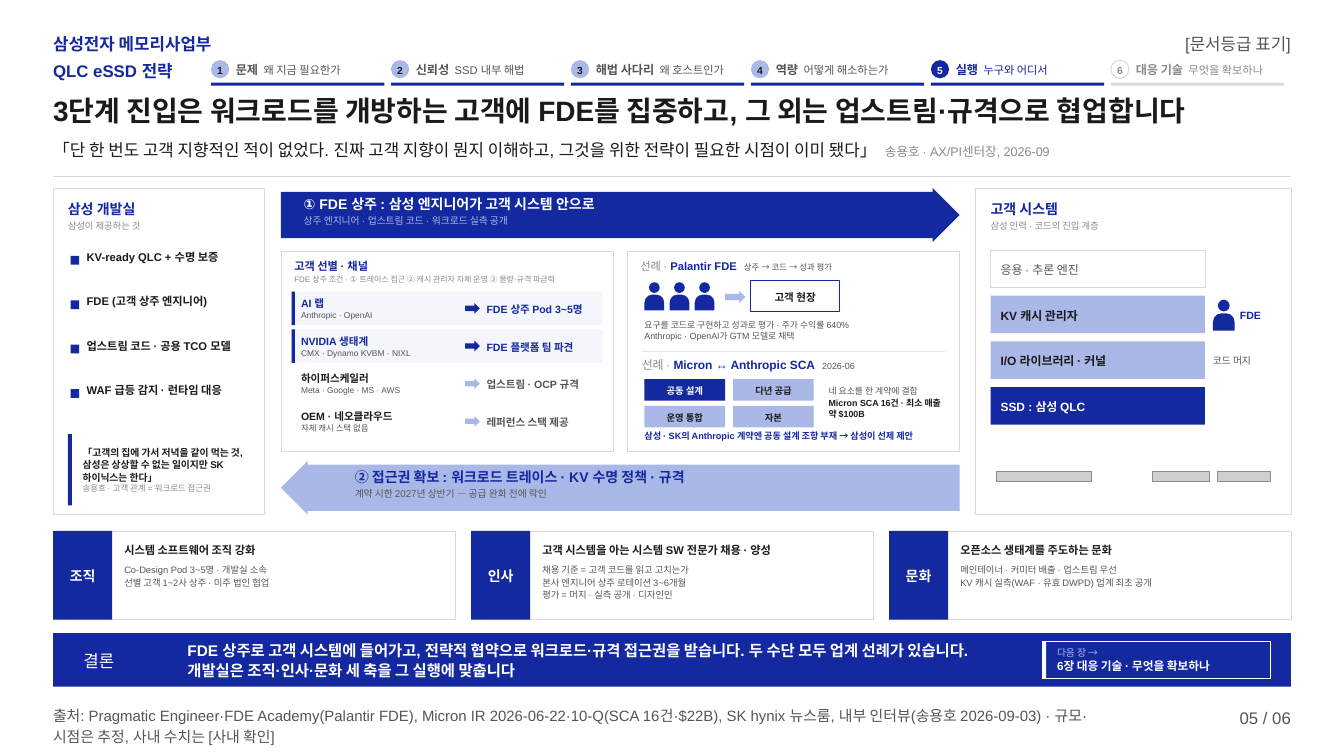
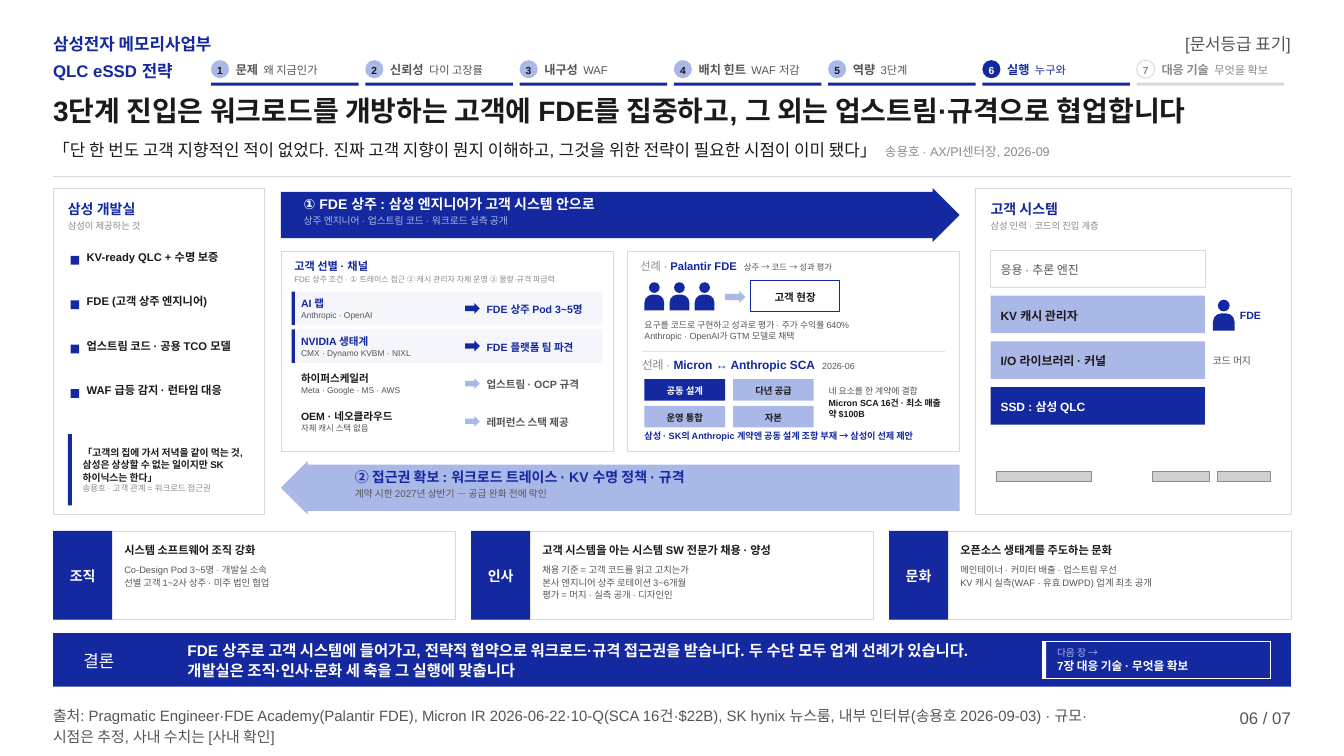
Before and after one commit to k31001/action-learning, a slide deck: slide 6 of outputs/presentation/qlc-ssd-strategy.pptx (slide 5 before the commit). Drawn at 1344x756 pixels with LibreOffice and Linux fonts; fonts in the diff are those of the drawing; grey boxes stand for pictures; background and template pictures are left out. Boxes give left, top, right and bottom in pixels: in the first picture for what was removed or moved away, otherwise in the second. Text is boxed around its words. In the diff, an @@ line names an element or a change of style, - is before the commit and + after.

```diff
--- a/outputs/presentation/qlc-ssd-strategy.pptx
+++ b/outputs/presentation/qlc-ssd-strategy.pptx
@@ rectangle resized from (x1=211, y1=83, x2=384, y2=85) to (x1=211, y1=83, x2=359, y2=85) @@
@@ text at (x1=236, y1=64, x2=317, y2=75): text changed @@
-문제 왜 지금 필요한가
+문제 왜 지금인가
@@ text "2" moved from (x1=397, y1=67, x2=403, y2=74) to (x1=371, y1=67, x2=377, y2=74) @@
@@ ellipse moved from (x1=391, y1=60, x2=409, y2=79) to (x1=366, y1=60, x2=384, y2=79) @@
@@ rectangle resized from (x1=391, y1=83, x2=564, y2=85) to (x1=366, y1=83, x2=513, y2=85) @@
@@ text at (x1=390, y1=64, x2=483, y2=75): text changed @@
-신뢰성 SSD 내부 해법
+신뢰성 다이 고장률
@@ text "3" moved from (x1=577, y1=67, x2=583, y2=74) to (x1=526, y1=67, x2=532, y2=74) @@
@@ ellipse moved from (x1=571, y1=60, x2=589, y2=79) to (x1=519, y1=60, x2=538, y2=79) @@
@@ rectangle resized from (x1=571, y1=83, x2=745, y2=85) to (x1=519, y1=83, x2=667, y2=85) @@
@@ text added at (x1=544, y1=64, x2=607, y2=75), 13 pt, text #555555, bold @@
+내구성 WAF
@@ text removed at (x1=596, y1=64, x2=723, y2=75) @@
-해법 사다리 왜 호스트인가
@@ text "4" moved from (x1=757, y1=67, x2=763, y2=74) to (x1=680, y1=67, x2=686, y2=74) @@
@@ rectangle added at (x1=674, y1=83, x2=822, y2=85), fill #1428A0 @@
@@ ellipse added at (x1=674, y1=60, x2=692, y2=79), fill #AAB8E8 @@
@@ text added at (x1=699, y1=64, x2=800, y2=75), 12 pt, text #555555 @@
+배치 힌트 WAF 저감
@@ text "5" moved from (x1=937, y1=67, x2=943, y2=74) to (x1=834, y1=67, x2=840, y2=74) @@
@@ text "5" at (x1=834, y1=67, x2=840, y2=74): text colour #FFFFFF to #1A1A1A @@
@@ ellipse moved from (x1=751, y1=60, x2=769, y2=79) to (x1=828, y1=60, x2=846, y2=79) @@
@@ rectangle resized from (x1=751, y1=83, x2=925, y2=85) to (x1=828, y1=83, x2=976, y2=85) @@
@@ text at (x1=853, y1=64, x2=908, y2=75): text changed @@
-역량 어떻게 해소하는가
+역량 3단계
@@ text "6" moved from (x1=1117, y1=67, x2=1123, y2=74) to (x1=989, y1=66, x2=995, y2=76) @@
@@ text "6" at (x1=989, y1=66, x2=995, y2=76): text colour #8A8A8A to #FFFFFF @@
@@ ellipse moved from (x1=931, y1=60, x2=949, y2=79) to (x1=982, y1=60, x2=1001, y2=79) @@
@@ rectangle resized from (x1=931, y1=83, x2=1104, y2=85) to (x1=982, y1=83, x2=1130, y2=85) @@
@@ text at (x1=1007, y1=64, x2=1066, y2=75): text changed @@
-실행 누구와 어디서
+실행 누구와
@@ ellipse moved from (x1=1111, y1=60, x2=1129, y2=79) to (x1=1136, y1=60, x2=1154, y2=79) @@
@@ rectangle resized from (x1=1111, y1=83, x2=1284, y2=85) to (x1=1136, y1=83, x2=1284, y2=85) @@
@@ text added at (x1=1143, y1=67, x2=1149, y2=74), 11 pt, text #8A8A8A, bold @@
+7
@@ text at (x1=1162, y1=64, x2=1269, y2=75): text changed @@
-대응 기술 무엇을 확보하나
+대응 기술 무엇을 확보
@@ text at (x1=1057, y1=660, x2=1188, y2=671): text changed @@
-6장 대응 기술 · 무엇을 확보하나
+7장 대응 기술 · 무엇을 확보
@@ text at (x1=1240, y1=712, x2=1291, y2=724): text changed @@
-05 / 06
+06 / 07
```
Also in this commit, not shown: 4 other slides changed, 2 slides added, 1 slide removed, 18 other files.
